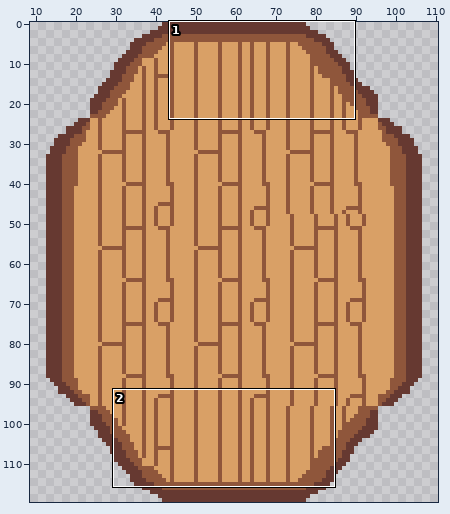
Edited in one commit: sprite sheet (Assets/Sprites/boat.png). Above, an overview of the earlier version with the close-up marked.
Close-up. First the earlier version:
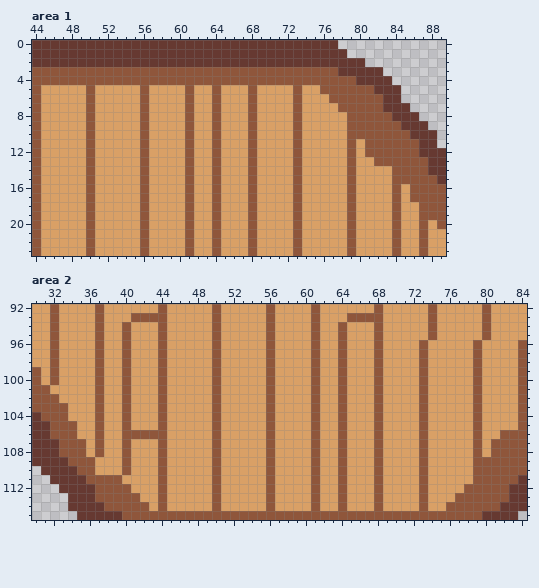
The file is 120x120 pixels. Shown: area 1: x 44..89, y 0..23; area 2: x 30..84, y 92..115. The wide view leaves out empty margins.
Once edited:
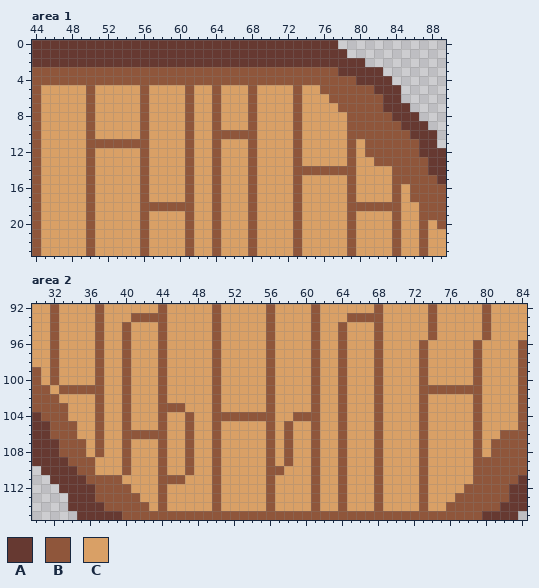
Palette (. is transparent): A #663931  B #8f563b  C #d9a066
From old to new:
--- area 1
@@ x 49..80 @@
  9 CBCCCCCBCCCCBCCBCCCBCCCCBCCCCCBB
-10 CBCCCCCBCCCCBCCBCCCBCCCCBCCCCCBB
-11 CBCCCCCBCCCCBCCBCCCBCCCCBCCCCCBC
+10 CBCCCCCBCCCCBCCBBBBBCCCCBCCCCCBB
+11 CBBBBBBBCCCCBCCBCCCBCCCCBCCCCCBC
 12 CBCCCCCBCCCCBCCBCCCBCCCCBCCCCCBC
 13 CBCCCCCBCCCCBCCBCCCBCCCCBCCCCCBC
-14 CBCCCCCBCCCCBCCBCCCBCCCCBCCCCCBC
+14 CBCCCCCBCCCCBCCBCCCBCCCCBBBBBBBC
 15 CBCCCCCBCCCCBCCBCCCBCCCCBCCCCCBC
@@ x 55..85 @@
 17 CBCCCCBCCBCCCBCCCCBCCCCCBCCCCBC
-18 CBCCCCBCCBCCCBCCCCBCCCCCBCCCCBC
+18 CBBBBBBCCBCCCBCCCCBCCCCCBBBBBBC
 19 CBCCCCBCCBCCCBCCCCBCCCCCBCCCCBC
--- area 2
@@ x 30..84 @@
 100 BCBCCCCBCCBCCCBCCCCCBCCCCCBCCCCBCCBCCCBCCCCBCCCCCBCCCCB
-101 BBCCCCCBCCBCCCBCCCCCBCCCCCBCCCCBCCBCCCBCCCCBCCCCCBCCCCB
+101 BBCBBBBBCCBCCCBCCCCCBCCCCCBCCCCBCCBCCCBCCCCBBBBBBBCCCCB
 102 BBBCCCCBCCBCCCBCCCCCBCCCCCBCCCCBCCBCCCBCCCCBCCCCCBCCCCB
-103 BBBBCCCBCCBCCCBCCCCCBCCCCCBCCCCBCCBCCCBCCCCBCCCCCBCCCCB
-104 ABBBCCCBCCBCCCBCCCCCBCCCCCBCCCCBCCBCCCBCCCCBCCCCCBCCCCB
-105 AABBBCCBCCBCCCBCCCCCBCCCCCBCCCCBCCBCCCBCCCCBCCCCCBCCCCB
-106 AABBBCCBCCBBBBBCCCCCBCCCCCBCCCCBCCBCCCBCCCCBCCCCCBCCBBB
-107 AAABBBCBCCBCCCBCCCCCBCCCCCBCCCCBCCBCCCBCCCCBCCCCCBCBBBB
-108 AAABBBCBCCBCCCBCCCCCBCCCCCBCCCCBCCBCCCBCCCCBCCCCCBCBBBB
-109 AAAABBBCCCBCCCBCCCCCBCCCCCBCCCCBCCBCCCBCCCCBCCCCCBBBBBB
-110 .AAAABBCCCBCCCBCCCCCBCCCCCBCCCCBCCBCCCBCCCCBCCCCCBBBBBB
-111 ..AAAABBBBCCCCBCCCCCBCCCCCBCCCCBCCBCCCBCCCCBCCCCCBBBBBA
+103 BBBBCCCBCCBCCCBBBCCCBCCCCCBCCCCBCCBCCCBCCCCBCCCCCBCCCCB
+104 ABBBCCCBCCBCCCBCCBCCBBBBBBBCCBBBCCBCCCBCCCCBCCCCCBCCCCB
+105 AABBBCCBCCBCCCBCCBCCBCCCCCBCBCCBCCBCCCBCCCCBCCCCCBCCCCB
+106 AABBBCCBCCBBBBBCCBCCBCCCCCBCBCCBCCBCCCBCCCCBCCCCCBCCBBB
+107 AAABBBCBCCBCCCBCCBCCBCCCCCBCBCCBCCBCCCBCCCCBCCCCCBCBBBB
+108 AAABBBCBCCBCCCBCCBCCBCCCCCBCBCCBCCBCCCBCCCCBCCCCCBCBBBB
+109 AAAABBBCCCBCCCBCCBCCBCCCCCBCBCCBCCBCCCBCCCCBCCCCCBBBBBB
+110 .AAAABBCCCBCCCBCCBCCBCCCCCBBCCCBCCBCCCBCCCCBCCCCCBBBBBB
+111 ..AAAABBBBCCCCBBBCCCBCCCCCBCCCCBCCBCCCBCCCCBCCCCCBBBBBA
 112 ...AAAABBBBCCCBCCCCCBCCCCCBCCCCBCCBCCCBCCCCBCCCCBBBBBAA
